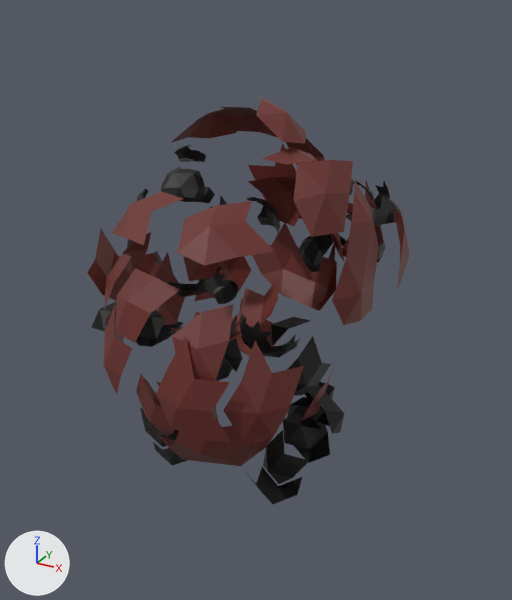
Renders of the glTF model public/models/azuki_unarmed_frames/explode/explode.f0005.glb from each side of a commit.
One viewpoint serves both versions: a camera (50 mm lens) standing at (3.39, -5.72, 4.38) and looking at (0.12, 0.21, 1.41). Every picture has the same lights, and +X, +Y and +Z are marked at lower left. Where no turn or scale is listed for an object, it has been applied to the vertices. Vertices at the same position are counted once.

Script lines for the objects in view, before the commit:
```python
me_bodysubnode_001 = bpy.data.meshes.new('BodySubnode.001')
me_bodysubnode_001.from_pydata(...)  # 874 vertices, 878 faces; spans x -1.71..1.58, y -1.48..1.55, z -0.62..3.45
me_bodysubnode_001.materials.append(mat_bakedmaterial)  # picture img_bakedesttexture
ob_body_001 = bpy.data.objects.new('Body.001', me_bodysubnode_001)
ob_body_001.location = (0.0, 0.0, 0.0)
```
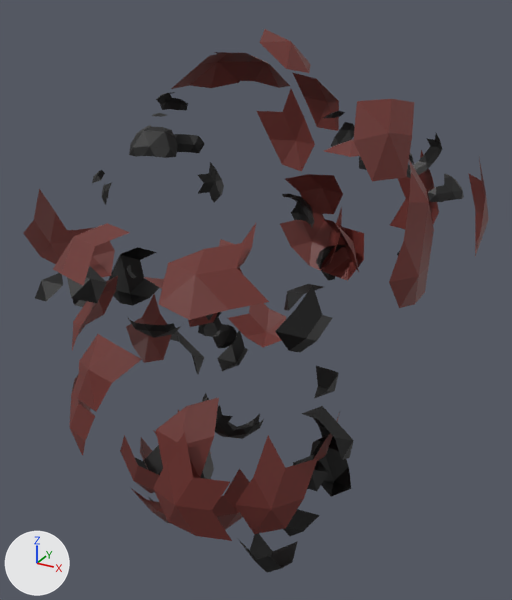
Changed parts and their boxes (x1, y1, x2, y2) in the pictures (512 x 600 px; the box of a moved part takes in the faces that stretch with it):
'Body.001', reshaped (44% wider, 33% taller)
    before: (87, 96, 410, 504)
    after: (23, 29, 489, 573)
part 1 of me_bodysubnode_001, moved or reshaped
    before: (170, 274, 281, 341)
    after: (143, 223, 256, 289)
part 2 of me_bodysubnode_001, moved or reshaped
    before: (147, 409, 289, 466)
    after: (131, 468, 250, 530)
part 3 of me_bodysubnode_001, moved or reshaped
    before: (300, 365, 334, 422)
    after: (313, 412, 340, 461)
part 4 of me_bodysubnode_001, moved or reshaped
    before: (236, 297, 276, 356)
    after: (228, 303, 286, 347)
part 5 of me_bodysubnode_001, moved or reshaped
    before: (332, 179, 379, 325)
    after: (389, 160, 434, 308)
part 6 of me_bodysubnode_001, moved or reshaped
    before: (136, 374, 175, 436)
    after: (120, 435, 159, 493)
part 7 of me_bodysubnode_001, moved or reshaped
    before: (156, 336, 231, 443)
    after: (153, 432, 232, 541)
part 8 of me_bodysubnode_001, moved or reshaped
    before: (87, 228, 130, 301)
    after: (23, 189, 72, 264)
part 9 of me_bodysubnode_001, moved or reshaped
    before: (144, 378, 161, 406)
    after: (140, 437, 152, 469)
part 10 of me_bodysubnode_001, moved or reshaped
    before: (103, 305, 132, 394)
    after: (70, 374, 95, 456)
part 11 of me_bodysubnode_001, moved or reshaped
    before: (252, 223, 337, 311)
    after: (280, 213, 364, 281)
part 12 of me_bodysubnode_001, moved or reshaped
    before: (119, 253, 162, 277)
    after: (67, 227, 115, 277)
part 13 of me_bodysubnode_001, moved or reshaped (not visible afterwards)
    before: (194, 256, 251, 301)
part 14 of me_bodysubnode_001, moved or reshaped
    before: (312, 241, 335, 307)
    after: (320, 207, 342, 271)
part 15 of me_bodysubnode_001, moved or reshaped
    before: (342, 181, 384, 257)
    after: (390, 150, 439, 229)
part 16 of me_bodysubnode_001, moved or reshaped
    before: (223, 341, 304, 441)
    after: (235, 436, 318, 534)
part 17 of me_bodysubnode_001, moved or reshaped
    before: (155, 252, 185, 325)
    after: (126, 294, 172, 363)
part 18 of me_bodysubnode_001, moved or reshaped
    before: (248, 144, 300, 226)
    after: (257, 89, 315, 172)
part 19 of me_bodysubnode_001, moved or reshaped
    before: (393, 197, 410, 290)
    after: (469, 159, 489, 256)
part 20 of me_bodysubnode_001, moved or reshaped
    before: (172, 304, 233, 381)
    after: (156, 397, 219, 478)
part 21 of me_bodysubnode_001, moved or reshaped
    before: (294, 160, 353, 237)
    after: (353, 99, 414, 181)
part 22 of me_bodysubnode_001, moved or reshaped
    before: (177, 201, 274, 265)
    after: (159, 243, 269, 320)
part 23 of me_bodysubnode_001, moved or reshaped
    before: (105, 232, 151, 308)
    after: (72, 275, 118, 350)
part 24 of me_bodysubnode_001, moved or reshaped
    before: (91, 96, 401, 504)
    after: (35, 29, 464, 573)

What changed in the scene script:
```text
Change me_bodysubnode_001:
    remove me_bodysubnode_001.from_pydata(...)  # 874 vertices, 878 faces; spans x -1.71..1.58, y -1.48..1.55, z -0.62..3.45
    add me_bodysubnode_001.from_pydata(...)  # 874 vertices, 878 faces; spans x -2.49..2.2, y -2.2..2.27, z -1.35..4.05
    me_bodysubnode_001 part 1: the loose piece of 15 vertices spanning x -0.64..0.35, y -0.28..0.64, z 0.93..1.58 is moved by (-0.29, -0.03, 0.53)
    me_bodysubnode_001 part 2: the loose piece of 20 vertices spanning x -0.57..0.82, y -1.11..-0.21, z -0.23..0.96 is moved by (-0.08, -0.21, -0.72)
    me_bodysubnode_001 part 3: the loose piece of 10 vertices spanning x 0.4..0.87, y 0.08..0.76, z -0.21..0.59 is moved by (-0.03, 0.34, -0.8)
    me_bodysubnode_001 part 4: the loose piece of 9 vertices spanning x -0.79..-0.06, y 0.85..1.28, z 0.32..0.88 is moved by (-0.19, 0.6, -0.17)
    me_bodysubnode_001 part 5: the loose piece of 13 vertices spanning x 1.06..1.41, y -0.42..0.39, z 1.55..2.77 is moved by (0.46, 0.14, 0.21)
    me_bodysubnode_001 part 6: the loose piece of 8 vertices spanning x -0.58..0.03, y -1.12..-0.87, z 0.23..1.06 is moved by (-0.1, -0.19, -0.62)
    me_bodysubnode_001 part 7: the loose piece of 10 vertices spanning x -0.01..0.71, y -1.48..-1.29, z 0.75..1.71 is moved by (0.28, -0.48, -0.59)
    me_bodysubnode_001 part 8: the loose piece of 8 vertices spanning x -1.43..-1.18, y -0.72..-0.07, z 1.28..2.11 is moved by (-0.47, -0.32, 0.43)
    me_bodysubnode_001 part 9: the loose piece of 8 vertices spanning x -0.95..-0.55, y -0.81..-0.23, z -0.04..0.56 is moved by (-0.13, 0.02, -0.83)
    me_bodysubnode_001 part 10: the loose piece of 14 vertices spanning x -1.24..-0.42, y -1.17..-0.27, z 0.67..1.63 is moved by (-0.29, -0.27, -0.67)
    me_bodysubnode_001 part 11: the loose piece of 13 vertices spanning x -0.56..0.58, y 1.19..1.55, z 0.96..1.85 is moved by (0.08, 0.63, 0.17)
    me_bodysubnode_001 part 12: the loose piece of 8 vertices spanning x -1.7..-1.2, y 0.11..0.63, z 1.0..1.6 is moved by (-0.78, -0.04, 0.21)
    me_bodysubnode_001 part 13: the loose piece of 10 vertices spanning x -1.14..-0.6, y 0.91..1.41, z 0.87..1.83 is moved by (-0.3, 0.5, -0.47)
    me_bodysubnode_001 part 14: the loose piece of 8 vertices spanning x 0.19..0.6, y 1.0..1.54, z 1.0..1.83 is moved by (-0.23, 0.73, 0.16)
    me_bodysubnode_001 part 15: the loose piece of 10 vertices spanning x 0.54..1.18, y 1.07..1.44, z 1.61..2.57 is moved by (0.41, 0.51, 0.27)
    me_bodysubnode_001 part 16: the loose piece of 9 vertices spanning x 0.61..1.14, y -1.26..-0.76, z 0.7..1.66 is moved by (0.32, -0.35, -0.63)
    me_bodysubnode_001 part 17: the loose piece of 9 vertices spanning x -1.23..-1.05, y -0.08..0.63, z 0.75..1.71 is moved by (-0.28, 0.08, -0.59)
    me_bodysubnode_001 part 18: the loose piece of 9 vertices spanning x -0.57..0.15, y 1.27..1.46, z 1.87..2.83 is moved by (-0.14, 0.46, 0.53)
    me_bodysubnode_001 part 19: the loose piece of 9 vertices spanning x 1.26..1.58, y 0.34..1.0, z 1.69..2.65 is moved by (0.63, 0.34, 0.35)
    me_bodysubnode_001 part 20: the loose piece of 7 vertices spanning x 0.13..0.61, y -1.39..-0.96, z 1.32..1.92 is moved by (0.12, -0.46, -0.64)
    me_bodysubnode_001 part 21: the loose piece of 8 vertices spanning x 0.93..1.32, y -0.74..-0.06, z 2.54..3.09 is moved by (0.5, -0.06, 0.53)
    me_bodysubnode_001 part 22: the loose piece of 9 vertices spanning x 0.21..0.94, y -1.4..-0.72, z 2.42..2.77 is moved by (0.34, -0.72, -0.09)
    me_bodysubnode_001 part 23: the loose piece of 12 vertices spanning x -1.34..-0.79, y -0.74..0.19, z 1.41..2.0 is moved by (-0.44, -0.07, -0.55)
    me_bodysubnode_001 part 24: 628 of 874 vertices moved; they spanned x -1.71..1.33, y -1.43..1.5, z -0.62..3.45 and now span x -2.49..1.79, y -2.2..2.15, z -1.35..4.05; mean shift (-0.05, 0.09, -0.05); largest move (0.59, -0.16, 1.03) -> (0.48, -0.71, 0.37)
```
